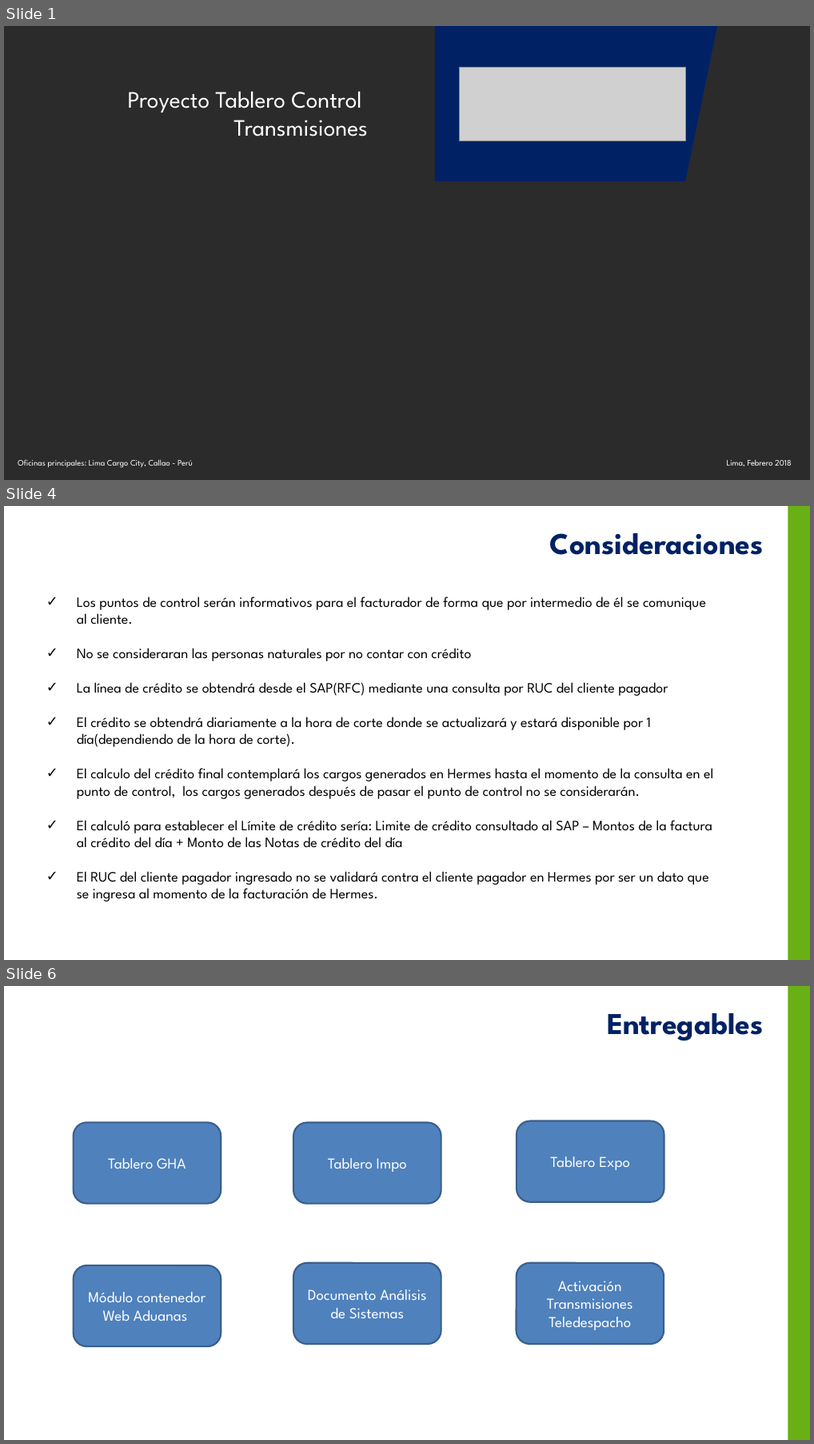
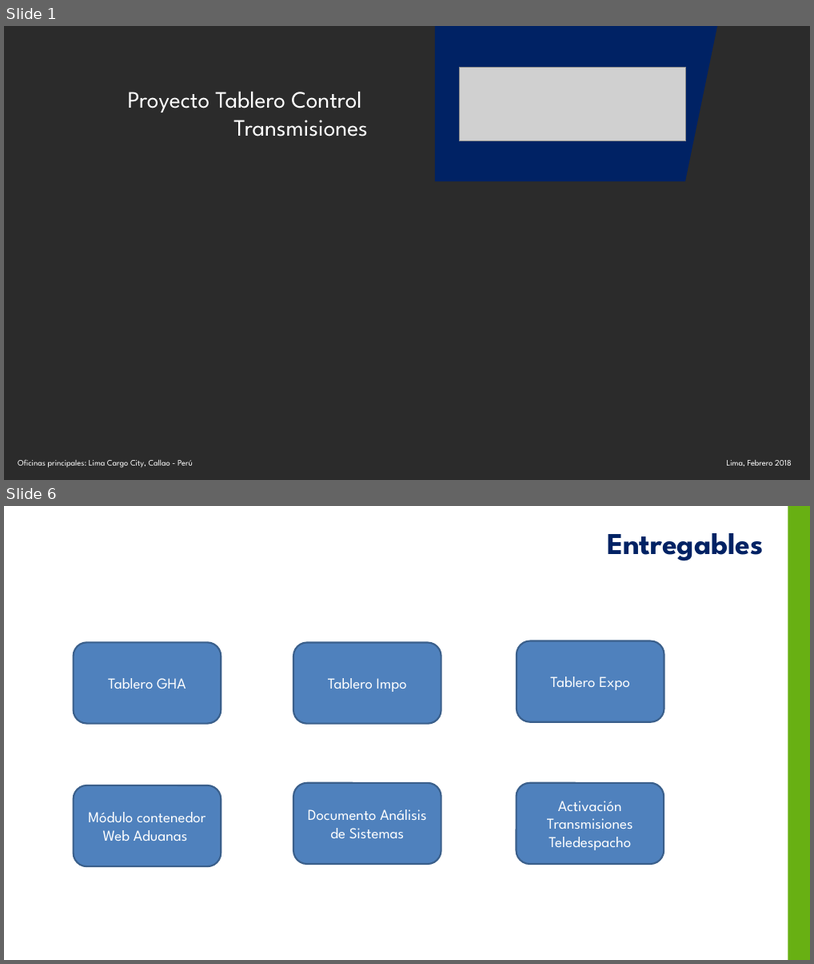
Before and after one commit to yahck/pyTransmisionesTalma, a slide deck: Documentos/ControlTransmisionesV1.0.pptx. Shown one above the other, each under a label of ours: slides 1, 4 and 6 before the commit, slides 1 and 6 after it; the slides between them are not shown. The pictures are 814x1444 and 814x964 pixels, drawn with LibreOffice and Linux fonts; fonts in the diff are those of the drawing; grey boxes stand for pictures; background and template pictures are left out; a plain dark background stands for a picture behind light text. Boxes give left, top, right and bottom in pixels: in the first picture for what was removed or moved away, otherwise in the second. Text is boxed around its words. In the diff, an @@ line names an element or a change of style, - is before the commit and + after.

```diff
--- a/Documentos/ControlTransmisionesV1.0.pptx
+++ b/Documentos/ControlTransmisionesV1.0.pptx
@@ slide 4 removed at (4, 506, 810, 960), background #FFFFFF; not listed: 1 template element that a slide beside it also shows @@
@@ text removed at (550, 533, 764, 555) @@
-Consideraciones
@@ text removed at (77, 596, 714, 901) @@
-✓ Los puntos de control serán informativos para el facturador de forma que por intermedio de él se comunique al cliente.
-✓ No se consideraran las personas naturales por no contar con crédito
-✓ La línea de crédito se obtendrá desde el SAP(RFC) mediante una consulta por RUC del cliente pagador
-✓ El crédito se obtendrá diariamente a la hora de corte donde se actualizará y estará disponible por 1 día(dependiendo de la hora de corte).
-✓ El calculo del crédito final contemplará los cargos generados en Hermes hasta el momento de la consulta en el punto de control, los cargos generados después de pasar el punto de control no se considerarán.
-✓ El calculó para establecer el Límite de crédito sería: Limite de crédito consultado al SAP – Montos de la factura al crédito del día + Monto de las Notas de crédito del día
-✓ El RUC del cliente pagador ingresado no se validará contra el cliente pagador en Hermes por ser un dato que se ingresa al momento de la facturación de Hermes.
```
Also in this commit, not shown: 3 slides changed, 5 slides added, 2 other slides removed, 6 other files.
